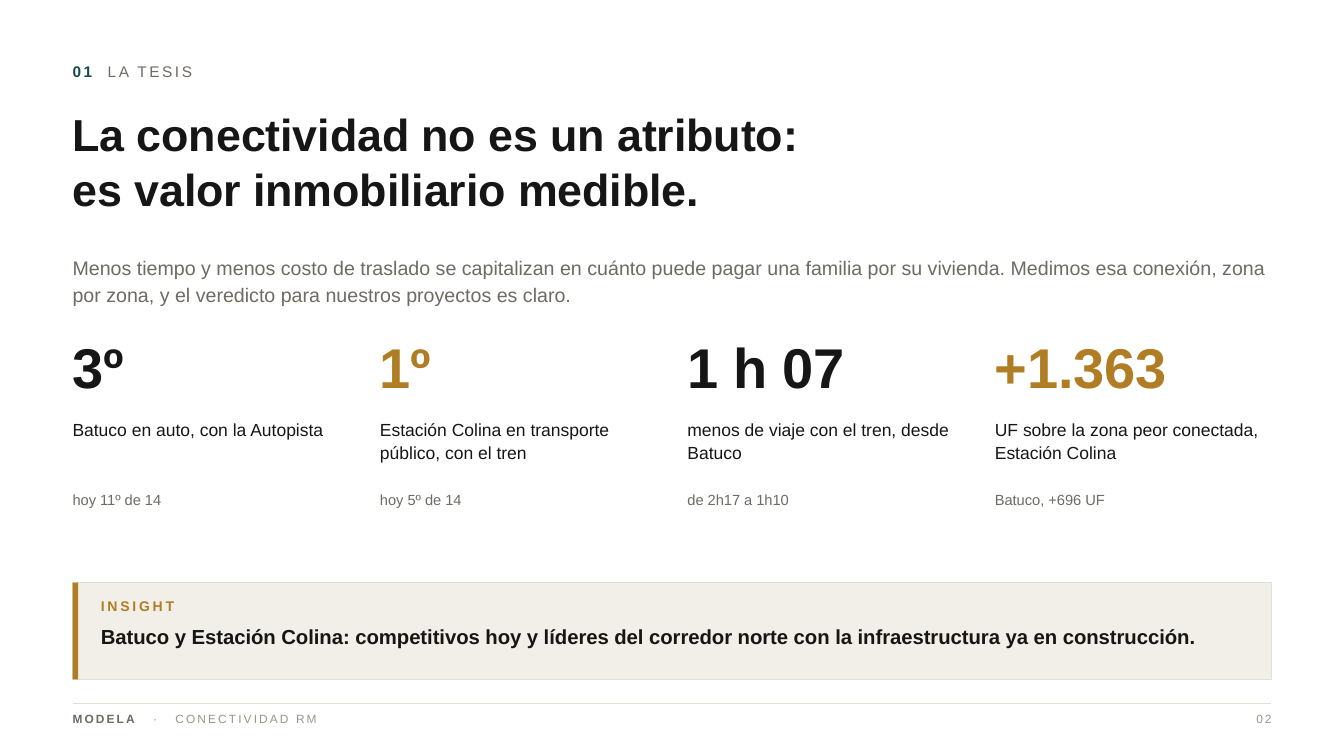
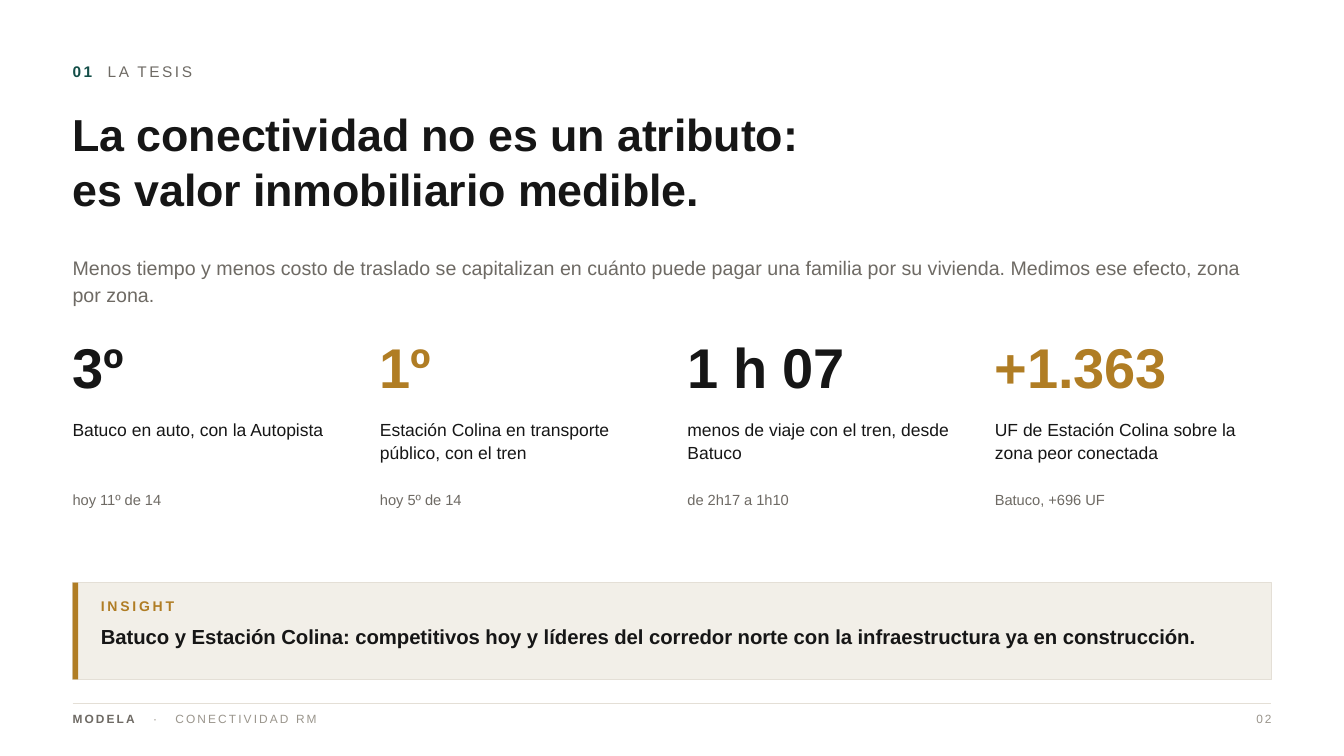
Before and after one commit to modela-simulador/modela-simulador, a slide deck: slide 2 of public/conectividad/Conectividad-Modela-Directorio-12.pptx. Drawn at 1344x756 pixels with LibreOffice and Linux fonts; fonts in the diff are those of the drawing. Boxes give left, top, right and bottom in pixels: in the first picture for what was removed or moved away, otherwise in the second. Text is boxed around its words. In the diff, an @@ line names an element or a change of style, - is before the commit and + after.

```diff
--- a/public/conectividad/Conectividad-Modela-Directorio-12.pptx
+++ b/public/conectividad/Conectividad-Modela-Directorio-12.pptx
@@ text at (73,260,1240,306): text changed @@
-Menos tiempo y menos costo de traslado se capitalizan en cuánto puede pagar una familia por su vivienda. Medimos esa conexión, zona por zona, y el veredicto para nuestros proyectos es claro.
+Menos tiempo y menos costo de traslado se capitalizan en cuánto puede pagar una familia por su vivienda. Medimos ese efecto, zona por zona.
@@ text at (995,423,1236,463): text changed @@
-UF sobre la zona peor conectada, Estación Colina
+UF de Estación Colina sobre la zona peor conectada
```
Also in this commit, not shown: 6 other slides changed, 33 other files.
